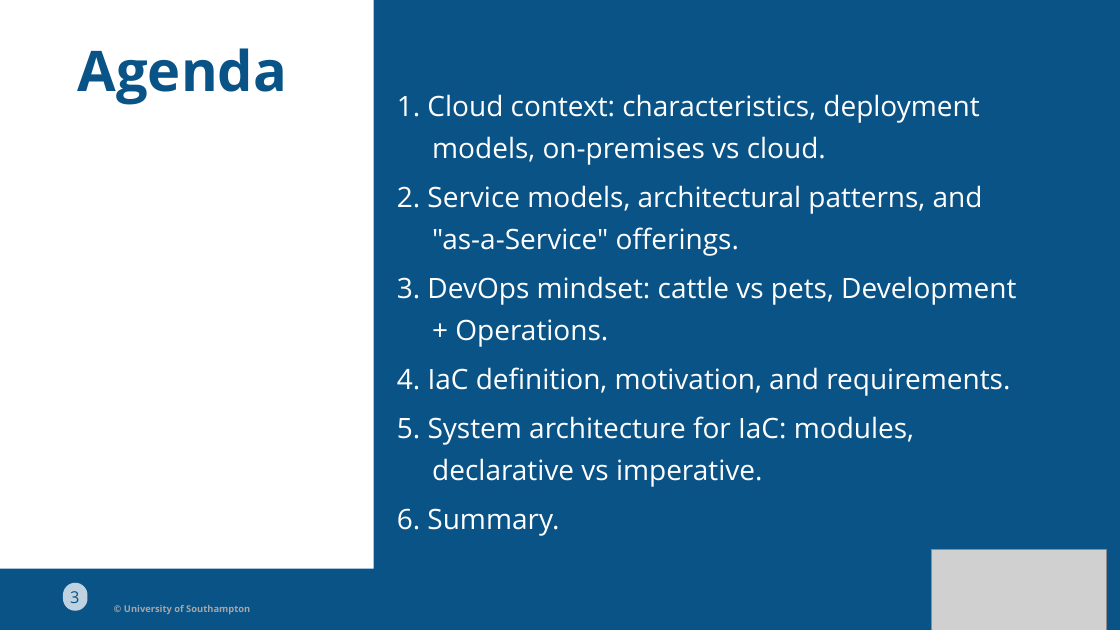
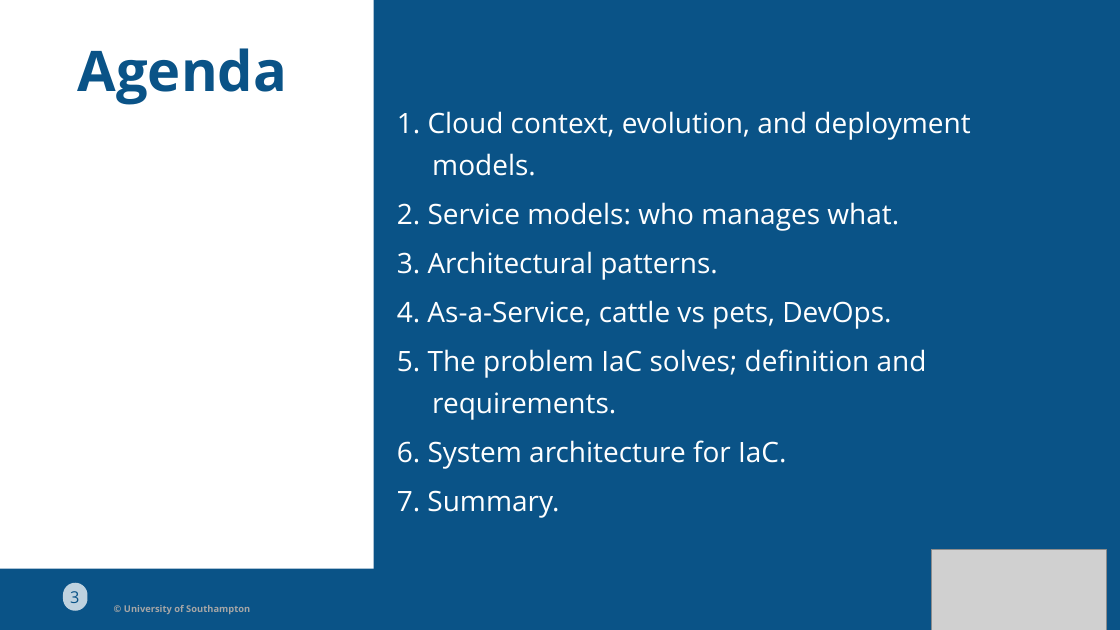
Before and after one commit to Dr-AlHashimy/Module_AICE2005_2627, a slide deck: slide 3 of html/COMP-_L7.1-part1.pptx. Drawn at 1120x630 pixels with LibreOffice and Linux fonts; fonts in the diff are those of the drawing; grey boxes stand for pictures. Boxes give left, top, right and bottom in pixels: in the first picture for what was removed or moved away, otherwise in the second. Text is boxed around its words. In the diff, an @@ line names an element or a change of style, - is before the commit and + after.

```diff
--- a/html/COMP-_L7.1-part1.pptx
+++ b/html/COMP-_L7.1-part1.pptx
@@ text at (397,111,970,140): text changed @@
-1. Cloud context: characteristics, deployment
+1. Cloud context, evolution, and deployment
@@ text removed at (432,136,826,165) @@
-models, on-premises vs cloud.
@@ text added at (432,153,536,176), 24 pt, text #FFFFFF @@
+models.
@@ text at (397,202,899,231): text changed @@
-2. Service models, architectural patterns, and
+2. Service models: who manages what.
@@ text removed at (432,227,739,256) @@
-"as-a-Service" oﬀerings.
@@ text added at (397,251,718,280), 24 pt, text #FFFFFF @@
+3. Architectural patterns.
@@ text at (397,300,891,329): text changed @@
-3. DevOps mindset: cattle vs pets, Development
+4. As-a-Service, cattle vs pets, DevOps.
@@ text removed at (455,319,608,347) @@
-+ Operations.
@@ text at (397,349,927,378): text changed @@
-4. IaC deﬁnition, motivation, and requirements.
+5. The problem IaC solves; deﬁnition and
@@ text added at (432,392,616,420), 24 pt, text #FFFFFF @@
+requirements.
@@ text at (397,440,786,469): text changed @@
-5. System architecture for IaC: modules,
+6. System architecture for IaC.
@@ text removed at (432,458,762,487) @@
-declarative vs imperative.
@@ text at (397,490,559,518): text changed @@
-6. Summary.
+7. Summary.
```
Also in this commit, not shown: 12 other slides changed, 15 slides added, 5 other files.
